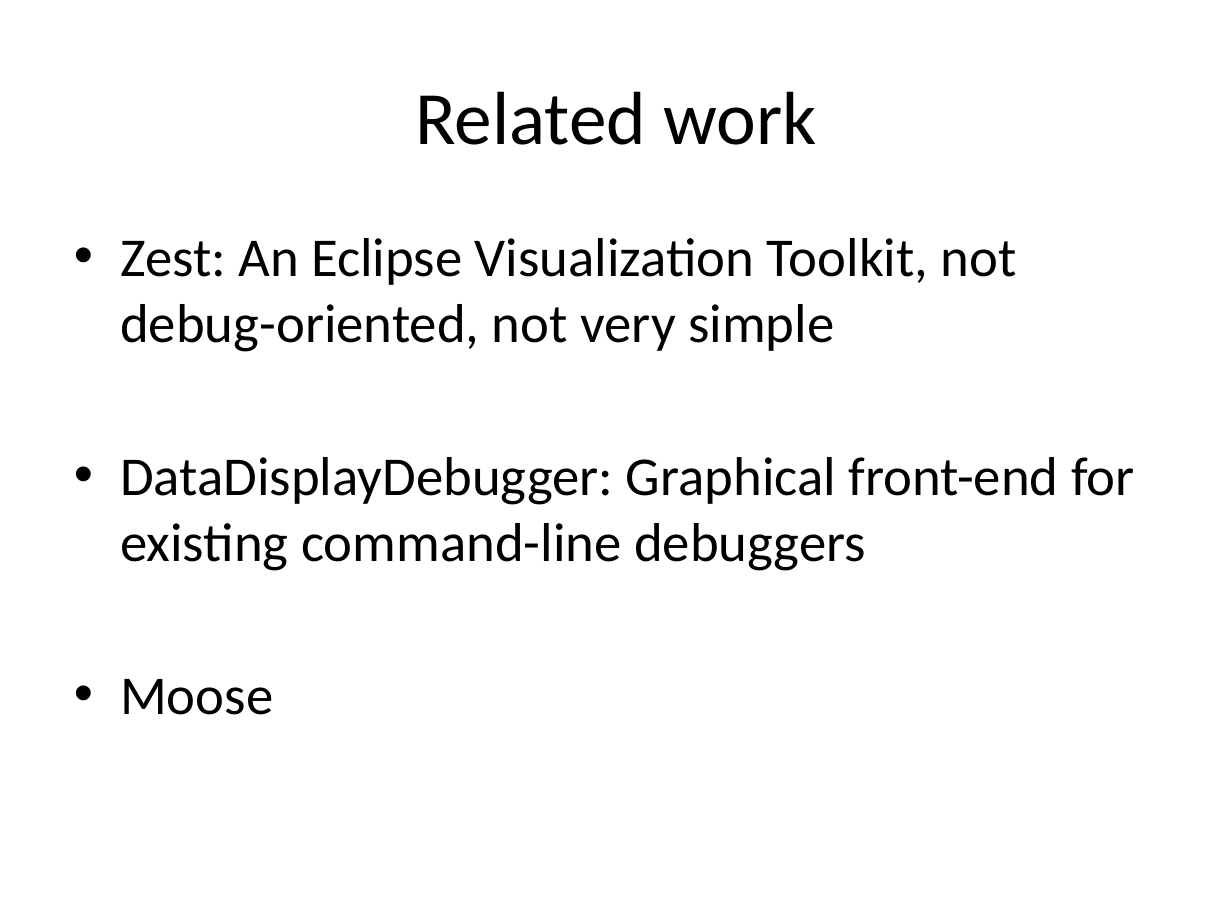
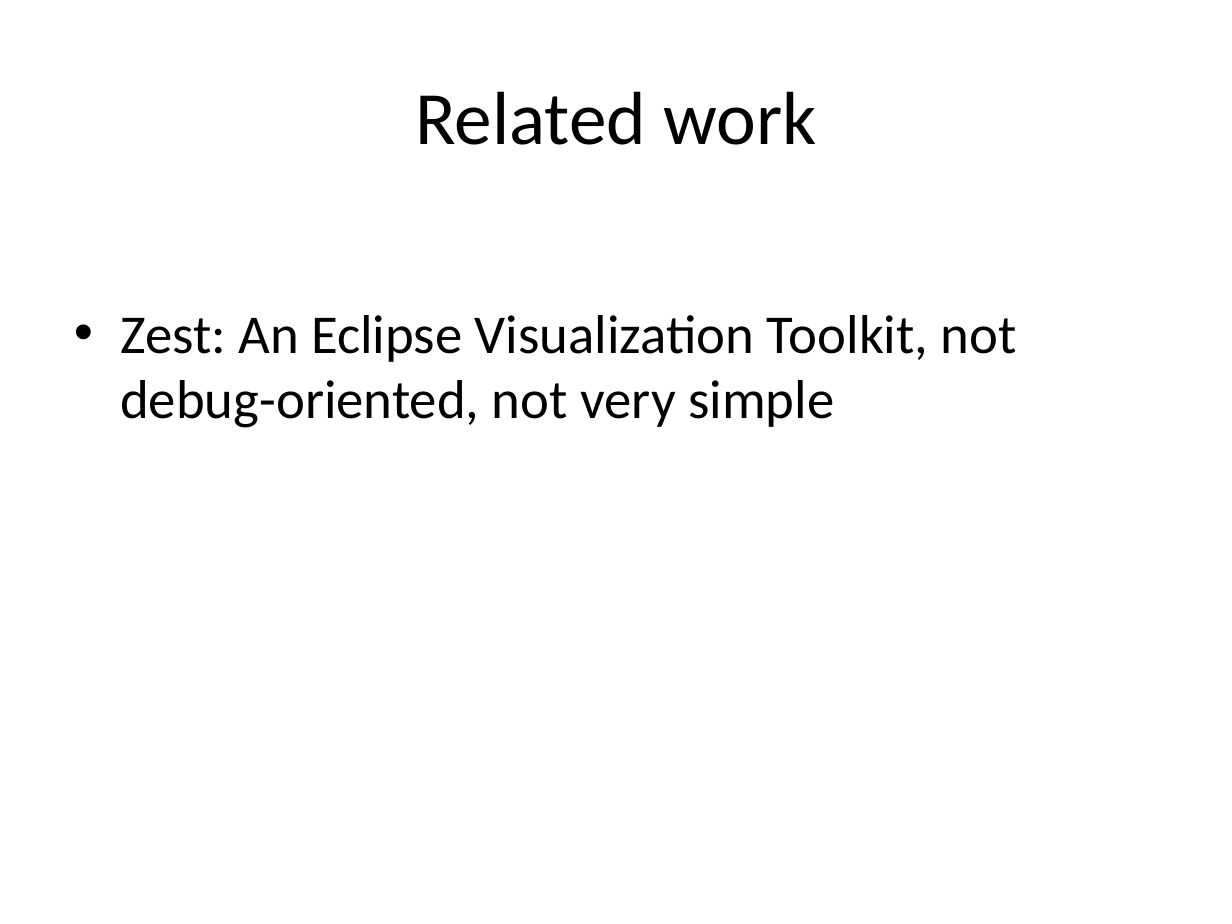
Before and after one commit to CedricReichenbach/DoodleDebug, a slide deck: slide 10 of presentations/Demo DoodleDebug Jan-2011.pptx (slide 8 before the commit). Drawn at 1232x924 pixels with LibreOffice and Linux fonts; fonts in the diff are those of the drawing. Boxes give left, top, right and bottom in pixels: in the first picture for what was removed or moved away, otherwise in the second. Text is boxed around its words. In the diff, an @@ line names an element or a change of style, - is before the commit and + after.

Commit message:
presentation stuff

```diff
--- a/presentations/Demo DoodleDebug Jan-2011.pptx
+++ b/presentations/Demo DoodleDebug Jan-2011.pptx
@@ text at (120,457,1135,715): paragraphs removed @@
-• DataDisplayDebugger: Graphical front-end for existing command-line debuggers
-• Moose
```
Also in this commit, not shown: 7 slides added, 2 slides removed, 4 other files.
